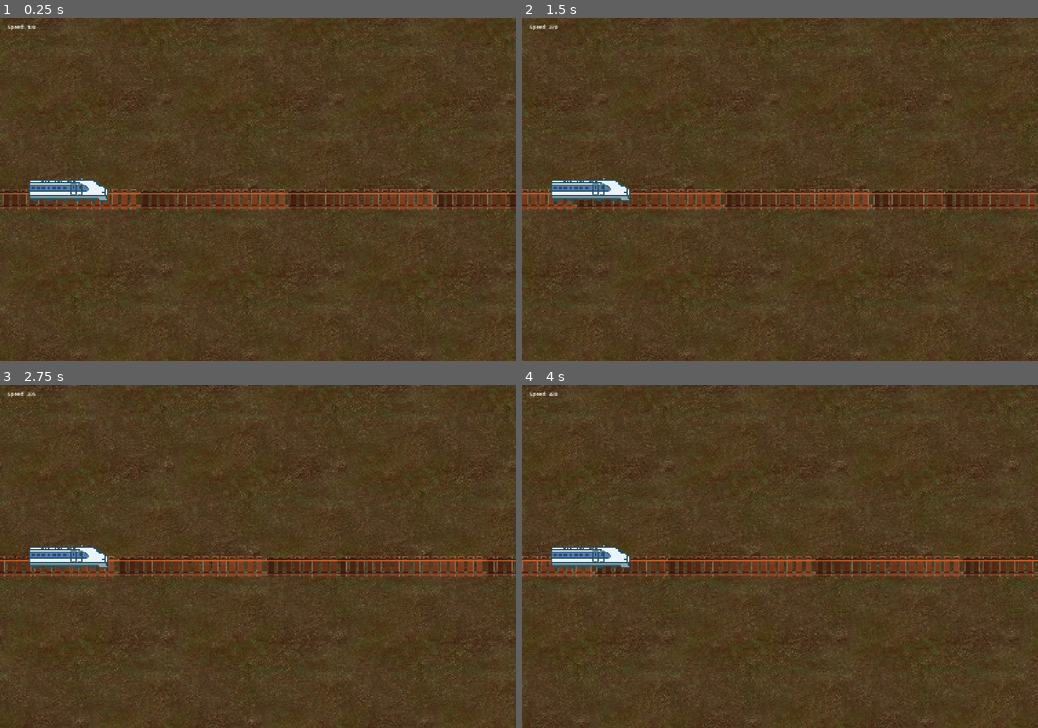
Above: before the commit, frames 1-4 (two rows, left to right).
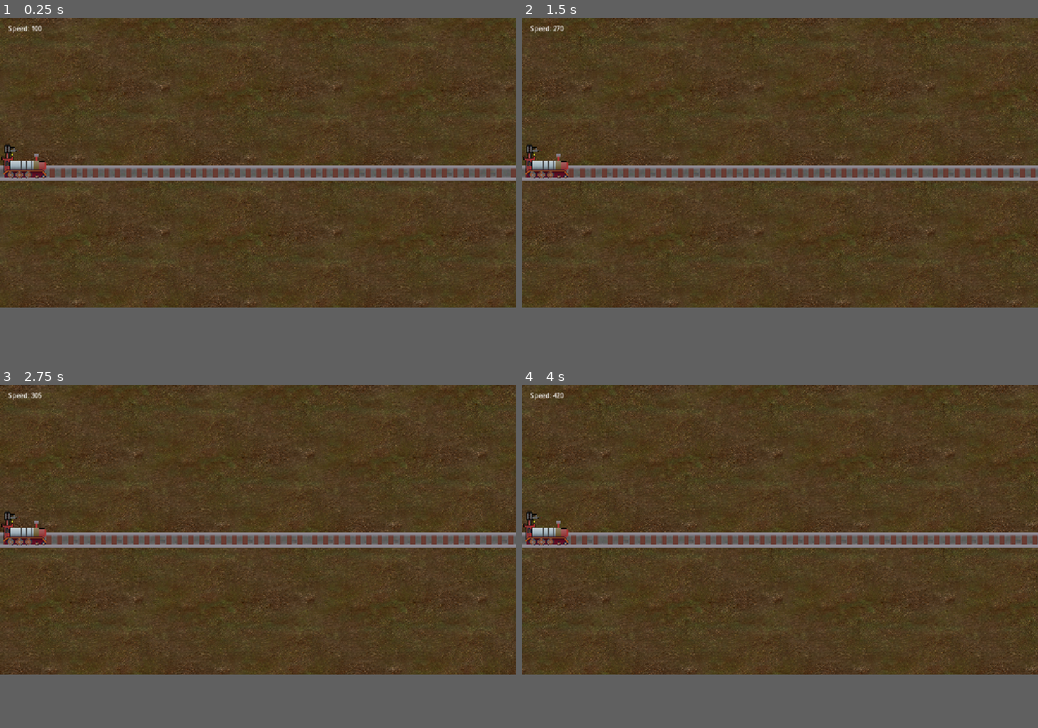
Above: after the commit, the same moments.

Repository: MarijnStam/TrainDefense
Game: Godot game, scene res://scenes/Level.tscn
Two runs of this game, one before a commit and one after it. Both use one fixed random seed, a clock stepped at 60 frames per second and the inputs below.
Inputs:
- Up to frame 1 (0.25 s): no input
- Up to frame 2 (1.5 s): hold W (speed_up) 0.53-1.28 s; hold S (speed_down) from 1.28 s (still down)
- Up to frame 3 (2.75 s): release S (speed_down) at 2.03 s; hold W (speed_up) from 2.03 s (still down)
- Up to frame 4 (4 s): release W (speed_up) at 3.53 s; hold S (speed_down) from 3.53 s (still down)
The window is 800x533 before the commit and 800x450 after it. Grey fills any space a smaller window leaves; there, only what the larger window draws over its background counts as a difference.

The runs differ from the first frame. In frame 1, 13% of the frame differs, in the area x 0-100%, y 0-100%; in frame 2, 13%; in frame 3, 13%; in frame 4, 13%.

Commit message:
scene: level: better tracks and viewport size

Diff:
--- a/project.godot
+++ b/project.godot
@@ -17,8 +17,8 @@
 
 [display]
 
-window/size/viewport_width=1500
-window/size/viewport_height=1000
+window/size/viewport_width=1280
+window/size/viewport_height=720
 window/stretch/mode="canvas_items"
 
 [input]
--- a/scenes/Level.tscn
+++ b/scenes/Level.tscn
@@ -4,7 +4,7 @@
 [ext_resource type="Script" uid="uid://b62ta2lk8kkry" path="res://scripts/level.gd" id="1_qifjx"]
 [ext_resource type="PackedScene" uid="uid://b6t617j173rbg" path="res://scenes/train.tscn" id="1_uhqny"]
 [ext_resource type="Texture2D" uid="uid://11p3wmxhd0qx" path="res://assets/levels/muddyBackgroundBig.png" id="2_6vs76"]
-[ext_resource type="Texture2D" uid="uid://cqc4pnaknjcct" path="res://assets/levels/railTracks.png" id="3_kl8ac"]
+[ext_resource type="Texture2D" uid="uid://bgjhh5rm6hj1m" path="res://assets/levels/tracks.png" id="4_qifjx"]
 
 [node name="Level" type="Node2D"]
 script = ExtResource("1_qifjx")
@@ -14,26 +14,25 @@
 script = ExtResource("1_6vs76")
 
 [node name="Background" type="ParallaxLayer" parent="ParallaxBackground"]
-motion_mirroring = Vector2(500, 0)
+motion_mirroring = Vector2(1280, 0)
 
 [node name="Sprite2D" type="Sprite2D" parent="ParallaxBackground/Background"]
 texture_repeat = 2
-position = Vector2(749.641, 500)
-scale = Vector2(1.001, 1)
+position = Vector2(639.445, 360)
+scale = Vector2(0.854073, 0.72)
 texture = ExtResource("2_6vs76")
 
 [node name="RailTracks" type="ParallaxLayer" parent="ParallaxBackground"]
-motion_mirroring = Vector2(1500, 0)
+motion_mirroring = Vector2(1280, 0)
 
 [node name="Sprite2D" type="Sprite2D" parent="ParallaxBackground/RailTracks"]
 texture_repeat = 2
-position = Vector2(750, 529)
-texture = ExtResource("3_kl8ac")
-region_enabled = true
-region_rect = Rect2(-1.686, 177.391, 1500, 75.219)
+position = Vector2(640, 385)
+texture = ExtResource("4_qifjx")
+region_rect = Rect2(-0.177, 14.22, 1270, 42.35)
 
 [node name="Train" parent="." instance=ExtResource("1_uhqny")]
-position = Vector2(200, 500)
+position = Vector2(61, 369)
 
 [node name="SpeedDisplay" type="RichTextLabel" parent="."]
 offset_left = 20.0
--- a/scenes/train.tscn
+++ b/scenes/train.tscn
@@ -1,18 +1,22 @@
-[gd_scene load_steps=3 format=3 uid="uid://b6t617j173rbg"]
+[gd_scene load_steps=4 format=3 uid="uid://b6t617j173rbg"]
 
-[ext_resource type="Texture2D" uid="uid://ecnf2knjfimo" path="res://assets/character/train.png" id="1_68jl8"]
+[ext_resource type="Texture2D" uid="uid://cgaf2obat1say" path="res://assets/character/locomotive.png" id="1_68jl8"]
+[ext_resource type="Texture2D" uid="uid://putp5tii8fy5" path="res://assets/character/base_gun.png" id="2_d43s7"]
 
 [sub_resource type="RectangleShape2D" id="RectangleShape2D_68jl8"]
-size = Vector2(480, 142.5)
+size = Vector2(234, 126)
 
 [node name="Train" type="CharacterBody2D"]
-metadata/_edit_group_ = true
 
 [node name="Sprite2D" type="Sprite2D" parent="."]
 scale = Vector2(0.5, 0.5)
 texture = ExtResource("1_68jl8")
 
 [node name="CollisionShape2D" type="CollisionShape2D" parent="."]
-position = Vector2(-5, -0.625)
+position = Vector2(-1.5, -1.5)
 scale = Vector2(0.5, 0.5)
 shape = SubResource("RectangleShape2D_68jl8")
+
+[node name="Sprite2D2" type="Sprite2D" parent="."]
+position = Vector2(-25, -47)
+texture = ExtResource("2_d43s7")
--- a/scripts/parallax_background.gd
+++ b/scripts/parallax_background.gd
@@ -11,7 +11,6 @@
 
 # Called every frame. 'delta' is the elapsed time since the previous frame.
 func _process(delta: float) -> void:
-
 	match speedAltType:
 		SPEED_ALT.ACCEL:
 			speed += (5)
